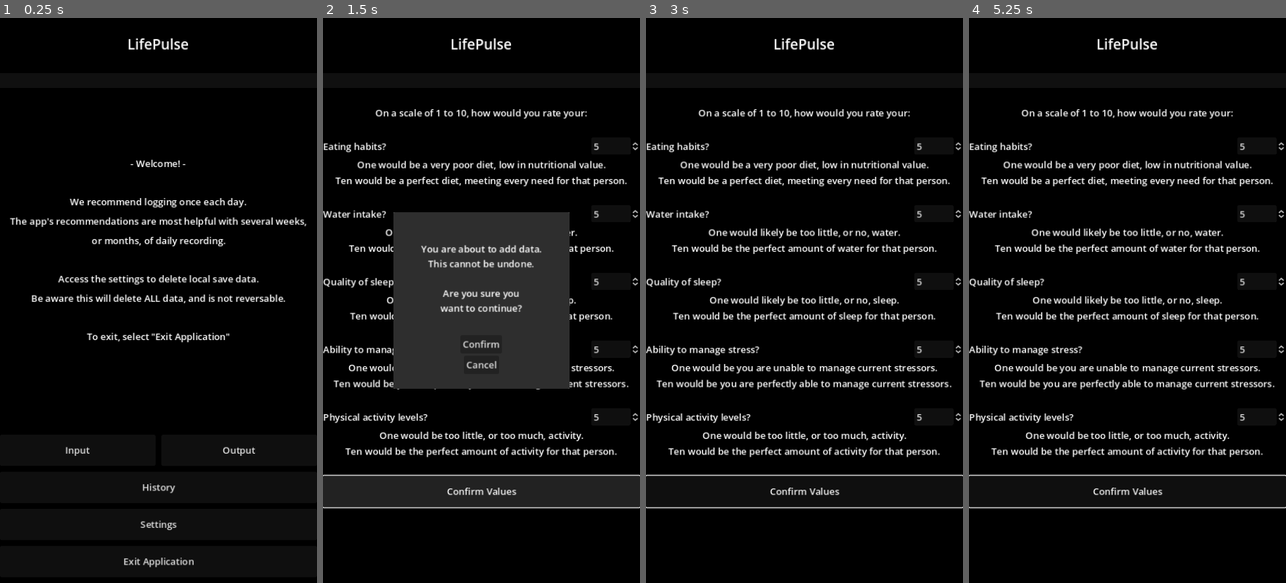
Above: before the commit, frames 1-4 (left to right).
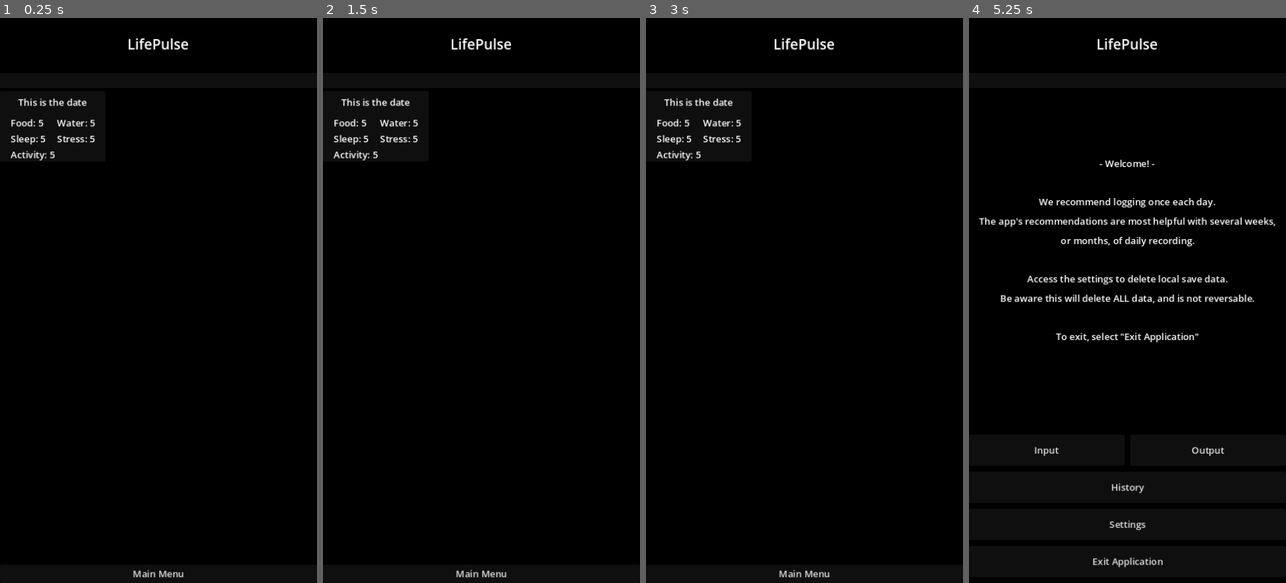
Above: after the commit, the same moments.

Repository: Thorqs/VitaPulsi
Game: Godot game, scene res://control.tscn
Same seed, same stepped clock (60 frames per second), same inputs: the game is played once before the commit and once after it.
Inputs (mouse positions are in pixels of both pictures, inside the frame that each line leads up to):
- Up to frame 1 (0.25 s): no input
- Up to frame 2 (1.5 s): click (402, 453) at 0.5 s, where only the run before the commit has a clickable "Input"; click (481, 492) at 1.25 s, where only the run before the commit has a clickable "Confirm Values"
- Up to frame 3 (3 s): click (804, 492) at 2 s, where only the run before the commit has a clickable "Confirm Values"; click (804, 345) at 2.75 s, where only the run before the commit has a clickable "Confirm"
- Up to frame 4 (5.25 s): click (1127, 492) at 3.5 s, where only the run before the commit has a clickable "Confirm Values"; click (1127, 345) at 4.25 s, where only the run before the commit has a clickable "Confirm"; click (1127, 571) at 5 s, where only the run after the commit has a clickable "Main Menu"

The runs differ from the first frame. In frame 1, 4.3% of the frame differs, in the area x 3-97%, y 14-99%; in frame 2, 29%, in the area x 0-100%, y 14-99%; in frame 3, 9.1%; in frame 4, 11%.

Commit message:
Prototype History Item with Date and value labels

Diff:
--- /dev/null
+++ b/Resources/hist_item.tscn
@@ -0,0 +1,46 @@
+[gd_scene format=3 uid="uid://dst6m0cpxjq64"]
+
+[node name="Hist_Item" type="Panel"]
+custom_minimum_size = Vector2(0, 120)
+size_flags_horizontal = 3
+
+[node name="Hist_VBox" type="VBoxContainer" parent="."]
+layout_mode = 1
+anchors_preset = 15
+anchor_right = 1.0
+anchor_bottom = 1.0
+grow_horizontal = 2
+grow_vertical = 2
+
+[node name="Date_Label" type="Label" parent="Hist_VBox"]
+layout_mode = 2
+size_flags_vertical = 6
+text = "This is the date"
+horizontal_alignment = 1
+
+[node name="GridContainer" type="GridContainer" parent="Hist_VBox"]
+layout_mode = 2
+size_flags_horizontal = 4
+columns = 2
+
+[node name="Food" type="Label" parent="Hist_VBox/GridContainer"]
+layout_mode = 2
+size_flags_horizontal = 3
+text = "Food: 5"
+
+[node name="Water" type="Label" parent="Hist_VBox/GridContainer"]
+layout_mode = 2
+size_flags_horizontal = 3
+text = "Water: 5"
+
+[node name="Sleep" type="Label" parent="Hist_VBox/GridContainer"]
+layout_mode = 2
+text = "Sleep: 5"
+
+[node name="Stress" type="Label" parent="Hist_VBox/GridContainer"]
+layout_mode = 2
+text = "Stress: 5"
+
+[node name="Activity" type="Label" parent="Hist_VBox/GridContainer"]
+layout_mode = 2
+text = "Activity: 5"
--- a/control.tscn
+++ b/control.tscn
@@ -1,9 +1,10 @@
-[gd_scene load_steps=10 format=3 uid="uid://cf6llchqikm33"]
+[gd_scene load_steps=11 format=3 uid="uid://cf6llchqikm33"]
 
 [ext_resource type="Script" path="res://Input.gd" id="1_n1rqy"]
 [ext_resource type="Script" path="res://radar_display.gd" id="2_m2p0q"]
 [ext_resource type="Script" path="res://Main Menu.gd" id="4_b2el5"]
 [ext_resource type="Script" path="res://Settings.gd" id="4_jqwa7"]
+[ext_resource type="PackedScene" uid="uid://dst6m0cpxjq64" path="res://Resources/hist_item.tscn" id="4_w4vhy"]
 [ext_resource type="Script" path="res://History.gd" id="6_oipje"]
 
 [sub_resource type="CanvasTexture" id="CanvasTexture_lmhg1"]
@@ -62,6 +63,7 @@
 theme_override_styles/panel = SubResource("StyleBoxTexture_8pyq2")
 
 [node name="Main Menu" type="VBoxContainer" parent="Panel/Main VBox"]
+visible = false
 layout_mode = 2
 size_flags_vertical = 3
 theme_override_constants/separation = 10
@@ -333,9 +335,22 @@
 layout_mode = 2
 
 [node name="History" type="VBoxContainer" parent="Panel/Main VBox"]
-visible = false
-layout_mode = 2
+layout_mode = 2
+size_flags_vertical = 3
 script = ExtResource("6_oipje")
+
+[node name="History Scroll" type="ScrollContainer" parent="Panel/Main VBox/History"]
+layout_mode = 2
+size_flags_vertical = 3
+
+[node name="History Contents" type="GridContainer" parent="Panel/Main VBox/History/History Scroll"]
+layout_mode = 2
+size_flags_horizontal = 3
+size_flags_vertical = 3
+columns = 3
+
+[node name="Hist_Item" parent="Panel/Main VBox/History/History Scroll/History Contents" instance=ExtResource("4_w4vhy")]
+layout_mode = 2
 
 [node name="Main_Menu_Button" type="Button" parent="Panel/Main VBox/History"]
 layout_mode = 2
